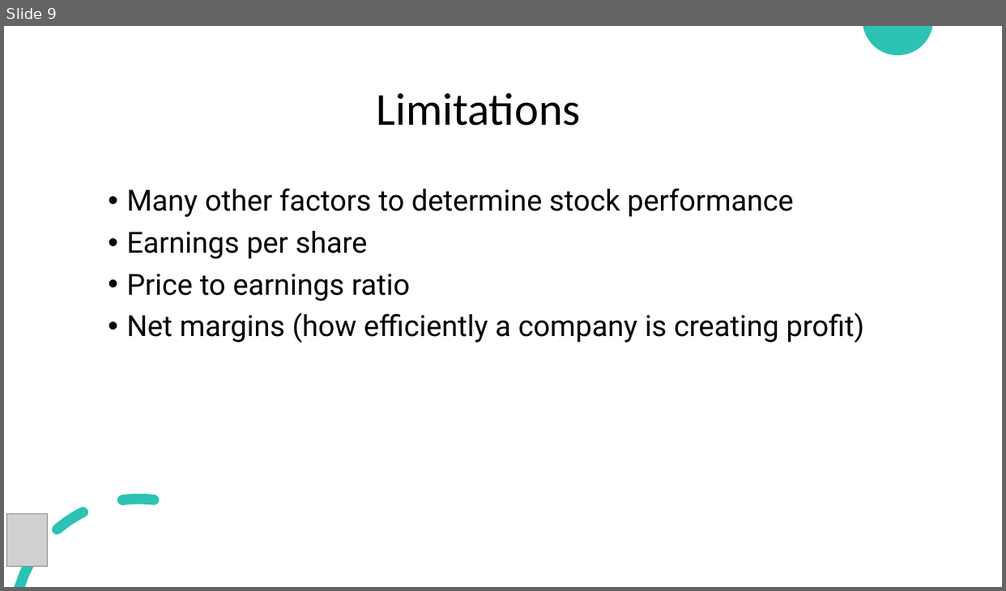
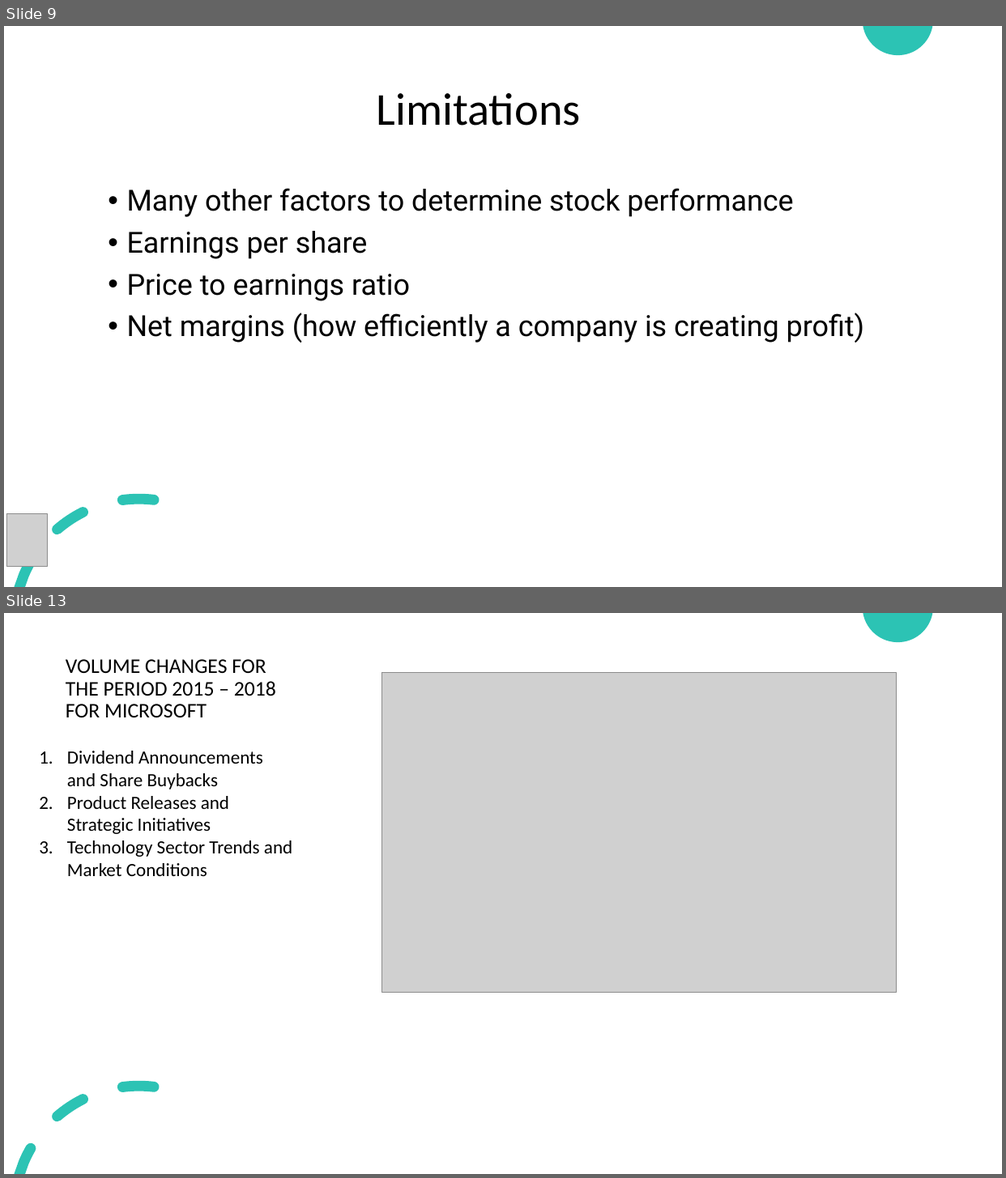
Before and after one commit to bill-leang/stock_price_visualization, a slide deck: slidedecks/Project3_Group1_Combined_SlideDeck.pptx. Shown one above the other, each under a label of ours: slide 9 before the commit, slides 9 and 13 after it; the slides between them are not shown. The pictures are 1006x591 and 1006x1178 pixels, drawn with LibreOffice and Linux fonts; fonts in the diff are those of the drawing; grey boxes stand for pictures. Boxes give left, top, right and bottom in pixels: in the first picture for what was removed or moved away, otherwise in the second. Text is boxed around its words. In the diff, an @@ line names an element or a change of style, - is before the commit and + after.

```diff
--- a/slidedecks/Project3_Group1_Combined_SlideDeck.pptx
+++ b/slidedecks/Project3_Group1_Combined_SlideDeck.pptx
@@ slide 13 added at (4,613,1002,1174), background #FFFFFF; not listed: 2 template elements that a slide beside it also shows @@
@@ text added at (66,659,276,717), 20 pt, text #000000 @@
+VOLUME CHANGES FOR THE PERIOD 2015 – 2018 FOR MICROSOFT
@@ picture added at (382,673,897,993) @@
@@ text added at (67,751,292,876), 18 pt, text #000000 @@
+1. Dividend Announcements and Share Buybacks
+2. Product Releases and Strategic Initiatives
+3. Technology Sector Trends and Market Conditions
```
Also in this commit, not shown: 2 slides changed, 4 other slides added.
